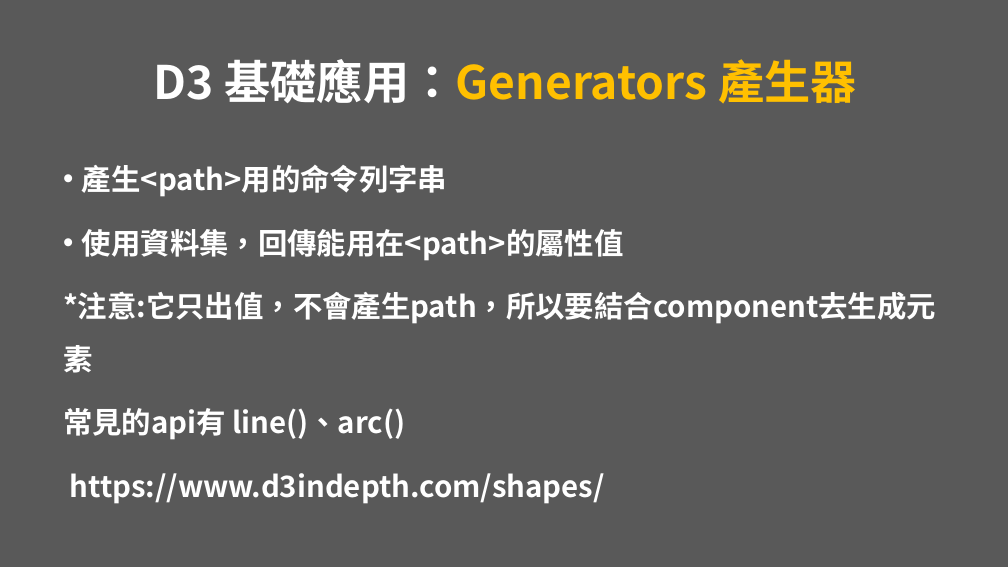
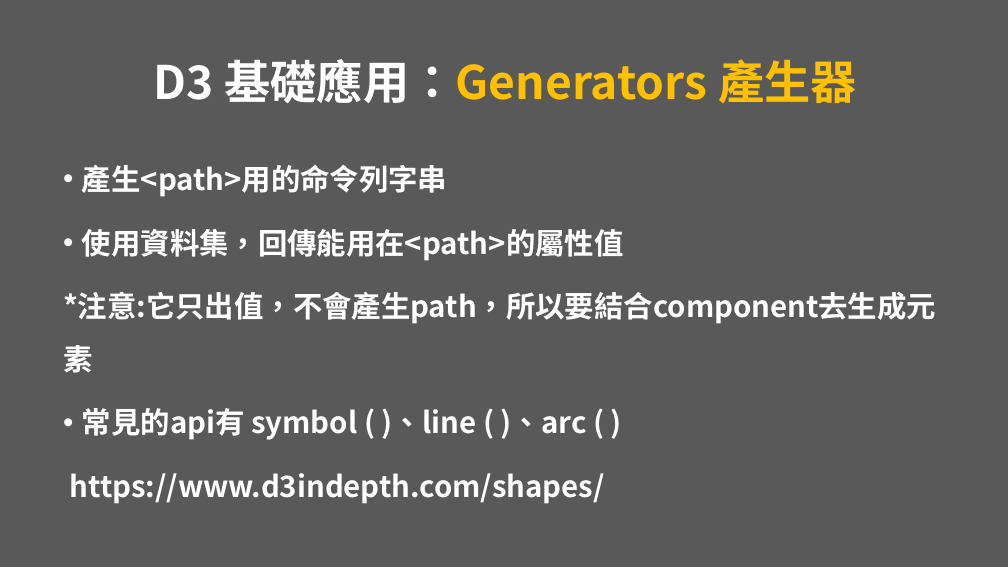
Before and after one commit to vezona/D3.js_Demo, a slide deck: slide 32 of PPT/D3.js presentation.pptx (slide 31 before the commit). Drawn at 1008x567 pixels with LibreOffice and Linux fonts; fonts in the diff are those of the drawing. Boxes give left, top, right and bottom in pixels: in the first picture for what was removed or moved away, otherwise in the second. Text is boxed around its words. In the diff, an @@ line names an element or a change of style, - is before the commit and + after.

```diff
--- a/PPT/D3.js presentation.pptx
+++ b/PPT/D3.js presentation.pptx
@@ text at <box>82,408,587,440</box>: text changed @@
-常見的api有 line()、arc()
+• 常見的api有 symbol ( )、line ( )、arc ( )
```
Also in this commit, not shown: 26 other slides changed, 5 slides added, 4 slides removed, 17 other files.
